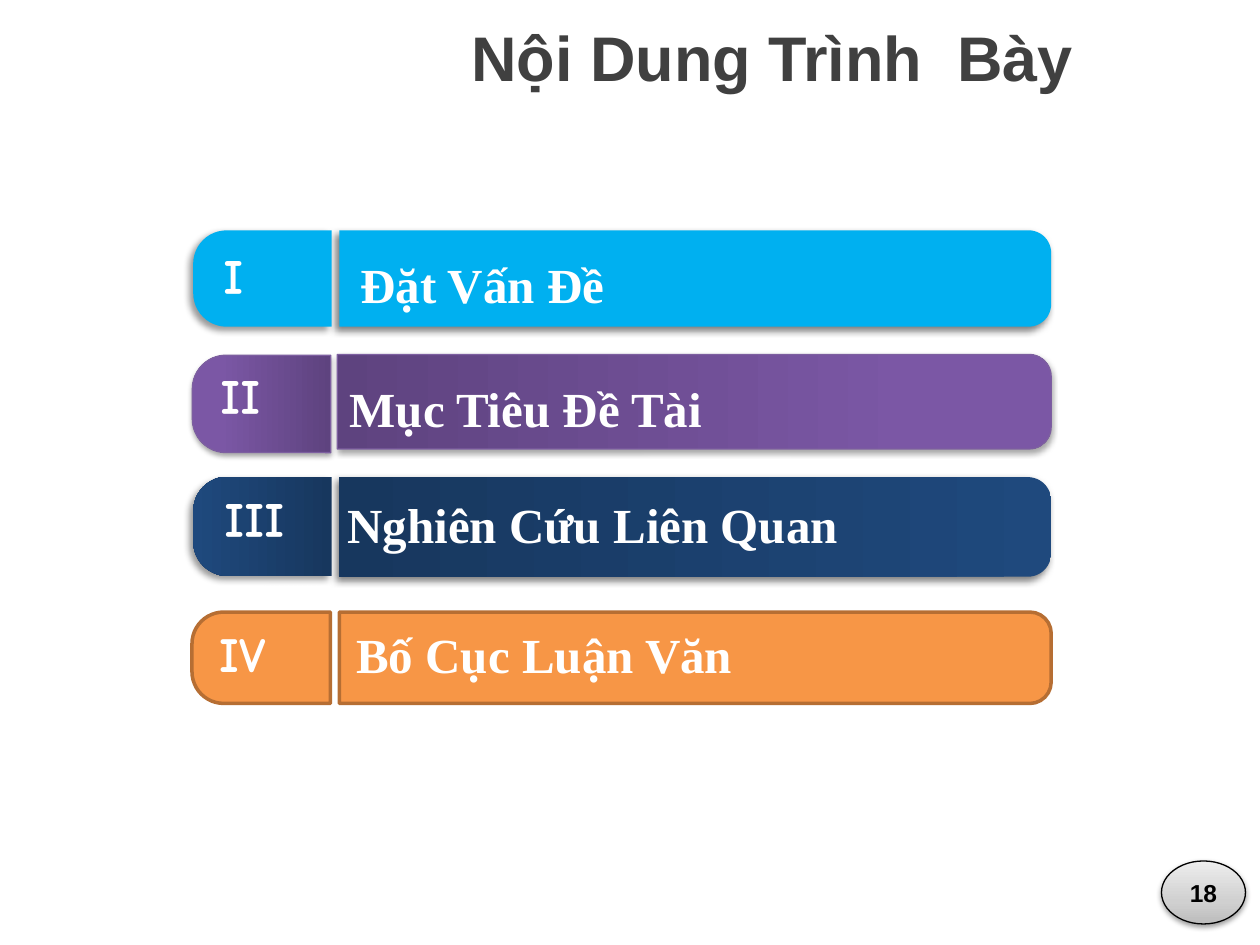
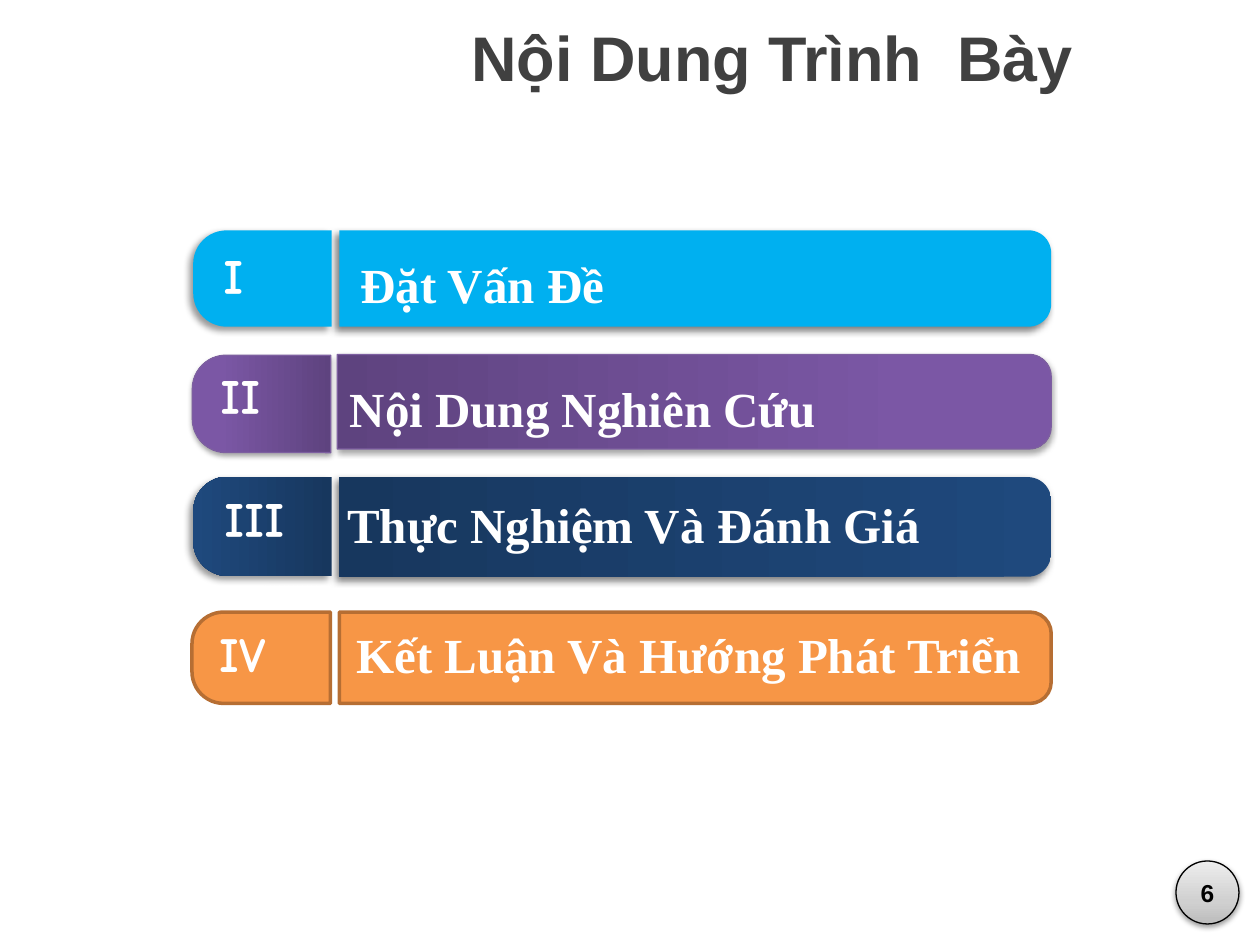
Before and after one commit to vominhquan1995/NLP, a slide deck: slide 30 of Document/ThuyetTrinh/BaoCao_v1.pptx (slide 20 before the commit). Drawn at 1260x945 pixels with LibreOffice and Linux fonts; fonts in the diff are those of the drawing; background and template pictures are left out. Boxes give left, top, right and bottom in pixels: in the first picture for what was removed or moved away, otherwise in the second. Text is boxed around its words. In the diff, an @@ line names an element or a change of style, - is before the commit and + after.

```diff
--- a/Document/ThuyetTrinh/BaoCao_v1.pptx
+++ b/Document/ThuyetTrinh/BaoCao_v1.pptx
@@ text at box(350, 392, 816, 437): text changed @@
-Mục Tiêu Đề Tài
+Nội Dung Nghiên Cứu
@@ text at box(347, 508, 920, 553): text changed @@
-Nghiên Cứu Liên Quan
+Thực Nghiệm Và Đánh Giá
@@ text at box(356, 637, 1020, 683): text changed @@
-Bố Cục Luận Văn
+Kết Luận Và Hướng Phát Triển
@@ ellipse removed at box(1162, 861, 1246, 924) @@
-18
@@ ellipse added at box(1176, 861, 1239, 924), fill gradient #BDBDBD to #D1D1D1 to #EEEEEE, outline #000000 0.75 pt, 14 pt, text #000000, bold @@
+6
```
Also in this commit, not shown: 6 other slides changed, 21 slides added, 13 slides removed.
